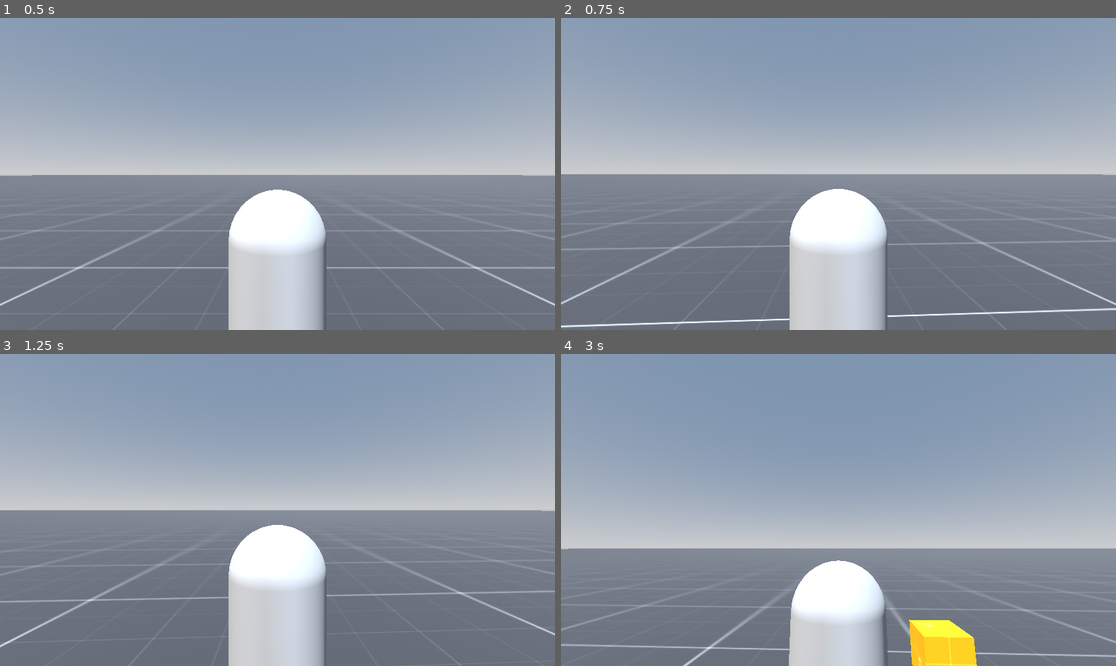
Above: before the commit, frames 1-4 (two rows, left to right).
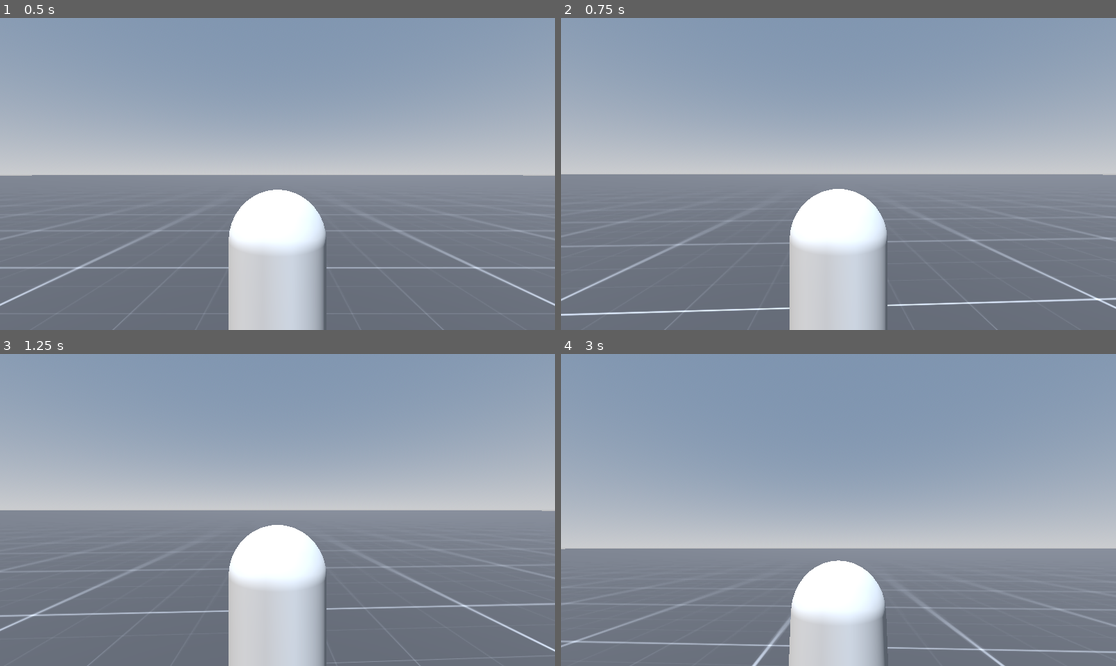
Above: after the commit, the same moments.

Repository: Supergames207/Attraction
Game: Godot game, scene res://scenes/main.tscn
Same seed, same stepped clock (60 frames per second), same inputs: the game is played once before the commit and once after it.
Inputs (mouse positions are in pixels of both pictures, inside the frame that each line leads up to):
- Up to frame 1 (0.5 s): no input
- Up to frame 2 (0.75 s): tap Enter at 0.5 s; move the mouse to (866, 174) at 0.52 s; hold W (forward) from 0.53 s (still down); tap Tab (Tab) at 0.6 s
- Up to frame 3 (1.25 s): keep holding W (forward)
- Up to frame 4 (3 s): move the mouse to (727, 525) at 1.27 s; release W (forward) at 1.28 s; hold S (backward) 1.28-2.03 s; tap Tab (Tab) at 1.35, 2.1, 2.85 s; move the mouse to (849, 503) at 2.02 s; hold W (forward) from 2.03 s (still down); move the mouse to (810, 572) at 2.77 s

Frame 1 is identical in both runs. In frame 2, 2.4% of the frame differs, in the area x 0-100%, y 64-100%; in frame 3, 2.1%; in frame 4, 3.4%, in the area x 0-100%, y 62-100%.

Commit message:
Movement fixes

Diff:
--- a/prefabs/player/Player.gd
+++ b/prefabs/player/Player.gd
@@ -18,9 +18,9 @@
 
 func _physics_process(delta: float) -> void:
 	var direction := Vector3(
-		Input.get_axis("left", "right"),
+		Input.get_axis("right", "left"),
 		0,
-		Input.get_axis("forward", "backward"),
+		Input.get_axis("backward", "forward"),
 	).normalized()
 
 	var rotated_direction = direction.rotated(Vector3.UP, X_rot.rotation.y)
